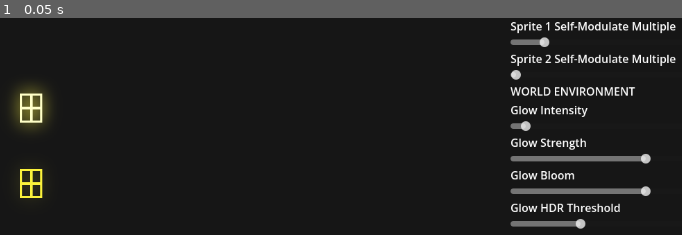
Above: before the commit, frame 1.
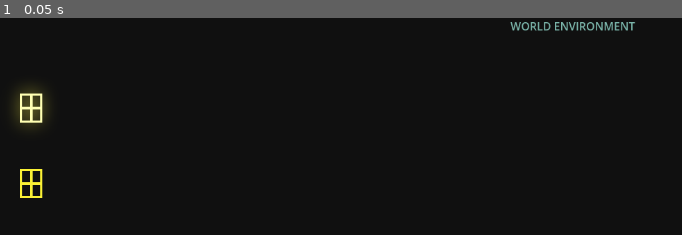
Above: after the commit, the same moment.

Repository: skain/godot-glow-experiments
Game: Godot game, scene res://lab_root.tscn
Same seed, same stepped clock (60 frames per second), same inputs: the game is played once before the commit and once after it.
Inputs:
- Up to frame 1 (0.05 s): no input

The runs differ from the first frame. In frame 1, 5.0% of the frame differs, in the area x 3-100%, y 1-98%.

Commit message:
working ok now

Diff:
--- a/lab_root.gd
+++ b/lab_root.gd
@@ -3,41 +3,30 @@
 @onready var world_environment: WorldEnvironment = %WorldEnvironment
 @onready var sprite_1: Sprite2D = %Sprite1
 @onready var sprite_2: Sprite2D = %Sprite2
-@onready var sprite_1_self_modulate_h_slider: HSlider = %Sprite1SelfModulateHSlider
-@onready var sprite_2_self_modulate_h_slider: HSlider = %Sprite2SelfModulateHSlider
-@onready var glow_intensity_h_slider: HSlider = %GlowIntensityHSlider
-@onready var glow_strength_h_slider: HSlider = %GlowStrengthHSlider
-@onready var bloom_h_slider: HSlider = %BloomHSlider
-@onready var hdr_threshold_h_slider: HSlider = %HDRThresholdHSlider
-
-func _ready() -> void:
-	_sync_sliders()
-
-func _sync_sliders() -> void:
-	_on_sprite_1_self_modulate_h_slider_value_changed(sprite_1_self_modulate_h_slider.value)
-	_on_sprite_2_self_modulate_h_slider_value_changed(sprite_2_self_modulate_h_slider.value)
-	_on_glow_intensity_h_slider_value_changed(glow_intensity_h_slider.value)
-	_on_glow_strength_h_slider_value_changed(glow_strength_h_slider.value)
-	_on_bloom_h_slider_value_changed(bloom_h_slider.value)
-	_on_hdr_threshold_h_slider_value_changed(hdr_threshold_h_slider.value)
 
 func _self_modulate_canvas_item(item: CanvasItem, mult: float) -> void:
-	item.self_modulate = Color.WHITE * mult
+	if item:
+		item.self_modulate = Color.WHITE * mult
 
-func _on_sprite_1_self_modulate_h_slider_value_changed(value: float) -> void:
+func _on_sprite_1_self_modulate_value_changed(value: float) -> void:
 	_self_modulate_canvas_item(sprite_1, value)
 
-func _on_sprite_2_self_modulate_h_slider_value_changed(value: float) -> void:
+
+func _on_sprite_2_self_modulate_value_changed(value: float) -> void:
 	_self_modulate_canvas_item(sprite_2, value)
 
-func _on_glow_intensity_h_slider_value_changed(value: float) -> void:
+
+func _on_glow_intensity_value_changed(value: float) -> void:
 	world_environment.environment.glow_intensity = value
 
-func _on_glow_strength_h_slider_value_changed(value: float) -> void:
+
+func _on_glow_strength_value_changed(value: float) -> void:
 	world_environment.environment.glow_strength = value
 
-func _on_bloom_h_slider_value_changed(value: float) -> void:
+
+func _on_bloom_value_changed(value: float) -> void:
 	world_environment.environment.glow_bloom = value
 
-func _on_hdr_threshold_h_slider_value_changed(value: float) -> void:
+
+func _on_hdr_threshold_value_changed(value: float) -> void:
 	world_environment.environment.glow_hdr_threshold = value
--- a/lab_root.tscn
+++ b/lab_root.tscn
@@ -2,6 +2,7 @@
 
 [ext_resource type="Texture2D" uid="uid://bp5iijuni73ls" path="res://assets/windowpane.png" id="1_h2kj6"]
 [ext_resource type="Script" uid="uid://ciqc3k3ssc5ye" path="res://lab_root.gd" id="1_wnj6q"]
+[ext_resource type="PackedScene" uid="uid://y1vayfqif44f" path="res://parameter_editor.tscn" id="2_rqjwq"]
 
 [sub_resource type="Environment" id="Environment_wnj6q"]
 background_mode = 3
@@ -21,77 +22,50 @@
 grow_horizontal = 0
 grow_vertical = 2
 
-[node name="Label" type="Label" parent="CanvasLayer/VBoxContainer" unique_id=1873933593]
+[node name="Sprite1SelfModulate" parent="CanvasLayer/VBoxContainer" unique_id=509762181 instance=ExtResource("2_rqjwq")]
 layout_mode = 2
-text = "Sprite 1 Self-Modulate Multiple"
-
-[node name="Sprite1SelfModulateHSlider" type="HSlider" parent="CanvasLayer/VBoxContainer" unique_id=1450580617]
-unique_name_in_owner = true
-layout_mode = 2
-min_value = 1.0
-max_value = 10.0
+label_text = "Sprite1 Self-Modulate Multiple"
 step = 0.5
 value = 2.0
 
-[node name="Label2" type="Label" parent="CanvasLayer/VBoxContainer" unique_id=992932216]
+[node name="Sprite2SelfModulate" parent="CanvasLayer/VBoxContainer" unique_id=1413787832 instance=ExtResource("2_rqjwq")]
 layout_mode = 2
-text = "Sprite 2 Self-Modulate Multiple"
+label_text = "Spirte2 Self-Modulate Multiple"
+step = 0.5
 
-[node name="Sprite2SelfModulateHSlider" type="HSlider" parent="CanvasLayer/VBoxContainer" unique_id=423206115]
-unique_name_in_owner = true
-layout_mode = 2
-min_value = 1.0
-max_value = 10.0
-step = 0.5
-value = 1.0
-
-[node name="Label3" type="Label" parent="CanvasLayer/VBoxContainer" unique_id=2128661508]
+[node name="WORLD ENV" type="Label" parent="CanvasLayer/VBoxContainer" unique_id=2128661508]
+self_modulate = Color(0.48839313, 0.72058046, 0.67710626, 1)
 layout_mode = 2
 text = "WORLD ENVIRONMENT"
 
-[node name="Label4" type="Label" parent="CanvasLayer/VBoxContainer" unique_id=915673500]
+[node name="GlowIntensity" parent="CanvasLayer/VBoxContainer" unique_id=492585302 instance=ExtResource("2_rqjwq")]
 layout_mode = 2
-text = "Glow Intensity"
-
-[node name="GlowIntensityHSlider" type="HSlider" parent="CanvasLayer/VBoxContainer" unique_id=2064404531]
-unique_name_in_owner = true
-layout_mode = 2
+label_text = "Glow Intensity"
+min_value = 0.0
 max_value = 8.0
 step = 0.01
 value = 0.3
 
-[node name="Label5" type="Label" parent="CanvasLayer/VBoxContainer" unique_id=2091591088]
+[node name="GlowStrength" parent="CanvasLayer/VBoxContainer" unique_id=1809967978 instance=ExtResource("2_rqjwq")]
 layout_mode = 2
-text = "Glow Strength"
-
-[node name="GlowStrengthHSlider" type="HSlider" parent="CanvasLayer/VBoxContainer" unique_id=699277351]
-unique_name_in_owner = true
-layout_mode = 2
+label_text = "Glow Strength"
+min_value = 0.0
 max_value = 2.0
 step = 0.01
-value = 1.0
 
-[node name="Label6" type="Label" parent="CanvasLayer/VBoxContainer" unique_id=1673490588]
+[node name="Bloom" parent="CanvasLayer/VBoxContainer" unique_id=1489698742 instance=ExtResource("2_rqjwq")]
 layout_mode = 2
-text = "Glow Bloom"
-
-[node name="BloomHSlider" type="HSlider" parent="CanvasLayer/VBoxContainer" unique_id=1247410895]
-unique_name_in_owner = true
-layout_mode = 2
+label_text = "Bloom"
+min_value = 0.0
 max_value = 2.0
 step = 0.01
-value = 1.0
 
-[node name="Label7" type="Label" parent="CanvasLayer/VBoxContainer" unique_id=30010210]
+[node name="HDR Threshold" parent="CanvasLayer/VBoxContainer" unique_id=2036162597 instance=ExtResource("2_rqjwq")]
 layout_mode = 2
-text = "Glow HDR Threshold"
-
-[node name="HDRThresholdHSlider" type="HSlider" parent="CanvasLayer/VBoxContainer" unique_id=776451328]
-unique_name_in_owner = true
-layout_mode = 2
+label_text = "HDR Threshold"
+min_value = 0.0
 max_value = 4.0
 step = 0.01
-value = 1.0
 
 [node name="ColorRect" type="ColorRect" parent="." unique_id=2031206986]
 custom_minimum_size = Vector2(5000, 5000)
@@ -112,9 +86,9 @@
 unique_name_in_owner = true
 environment = SubResource("Environment_wnj6q")
 
-[connection signal="value_changed" from="CanvasLayer/VBoxContainer/Sprite1SelfModulateHSlider" to="." method="_on_sprite_1_self_modulate_h_slider_value_changed"]
-[connection signal="value_changed" from="CanvasLayer/VBoxContainer/Sprite2SelfModulateHSlider" to="." method="_on_sprite_2_self_modulate_h_slider_value_changed"]
-[connection signal="value_changed" from="CanvasLayer/VBoxContainer/GlowIntensityHSlider" to="." method="_on_glow_intensity_h_slider_value_changed"]
-[connection signal="value_changed" from="CanvasLayer/VBoxContainer/GlowStrengthHSlider" to="." method="_on_glow_strength_h_slider_value_changed"]
-[connection signal="value_changed" from="CanvasLayer/VBoxContainer/BloomHSlider" to="." method="_on_bloom_h_slider_value_changed"]
-[connection signal="value_changed" from="CanvasLayer/VBoxContainer/HDRThresholdHSlider" to="." method="_on_hdr_threshold_h_slider_value_changed"]
+[connection signal="value_changed" from="CanvasLayer/VBoxContainer/Sprite1SelfModulate" to="." method="_on_sprite_1_self_modulate_value_changed"]
+[connection signal="value_changed" from="CanvasLayer/VBoxContainer/Sprite2SelfModulate" to="." method="_on_sprite_2_self_modulate_value_changed"]
+[connection signal="value_changed" from="CanvasLayer/VBoxContainer/GlowIntensity" to="." method="_on_glow_intensity_value_changed"]
+[connection signal="value_changed" from="CanvasLayer/VBoxContainer/GlowStrength" to="." method="_on_glow_strength_value_changed"]
+[connection signal="value_changed" from="CanvasLayer/VBoxContainer/Bloom" to="." method="_on_bloom_value_changed"]
+[connection signal="value_changed" from="CanvasLayer/VBoxContainer/HDR Threshold" to="." method="_on_hdr_threshold_value_changed"]
